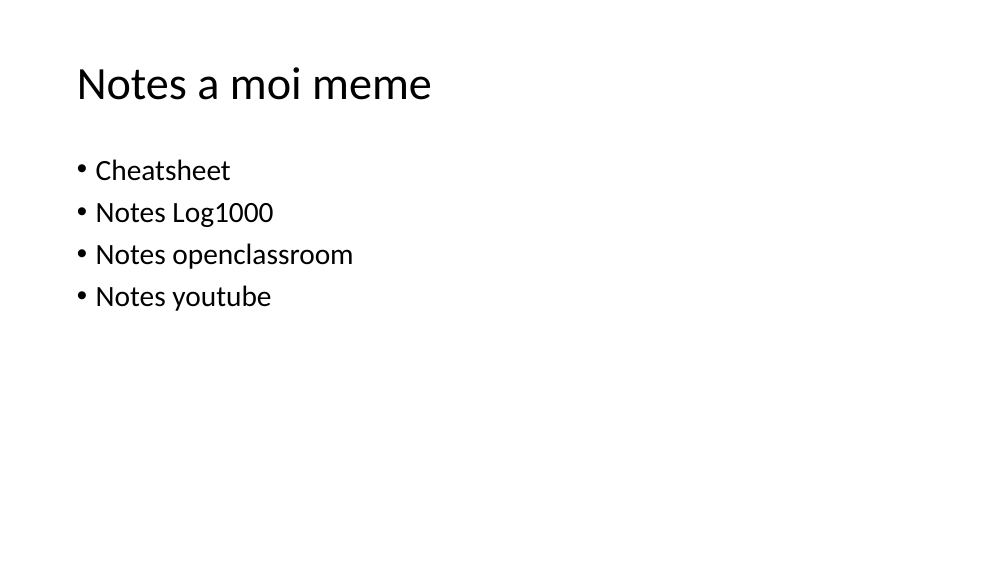
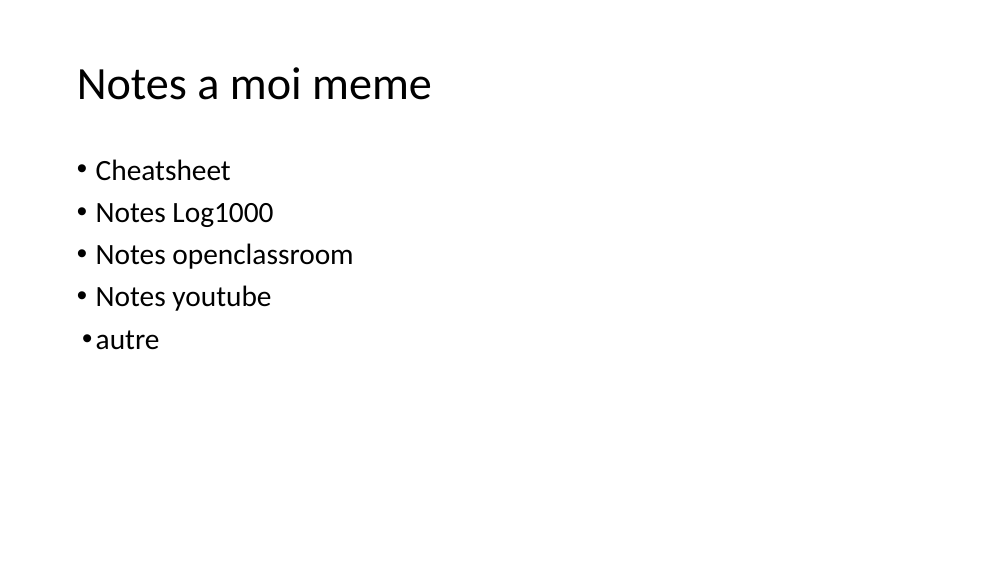
Before and after one commit to PolyCortex/Tuto-Git, a slide deck: slide 13 of Git Tutorial.pptx. Drawn at 1008x567 pixels with LibreOffice and Linux fonts; fonts in the diff are those of the drawing. Boxes give left, top, right and bottom in pixels: in the first picture for what was removed or moved away, otherwise in the second. Text is boxed around its words. In the diff, an @@ line names an element or a change of style, - is before the commit and + after.

```diff
--- a/Git Tutorial.pptx
+++ b/Git Tutorial.pptx
@@ text at <box>96,330,160,350</box>: paragraph added @@
+• autre
```
Also in this commit, not shown: 6 other slides changed.
